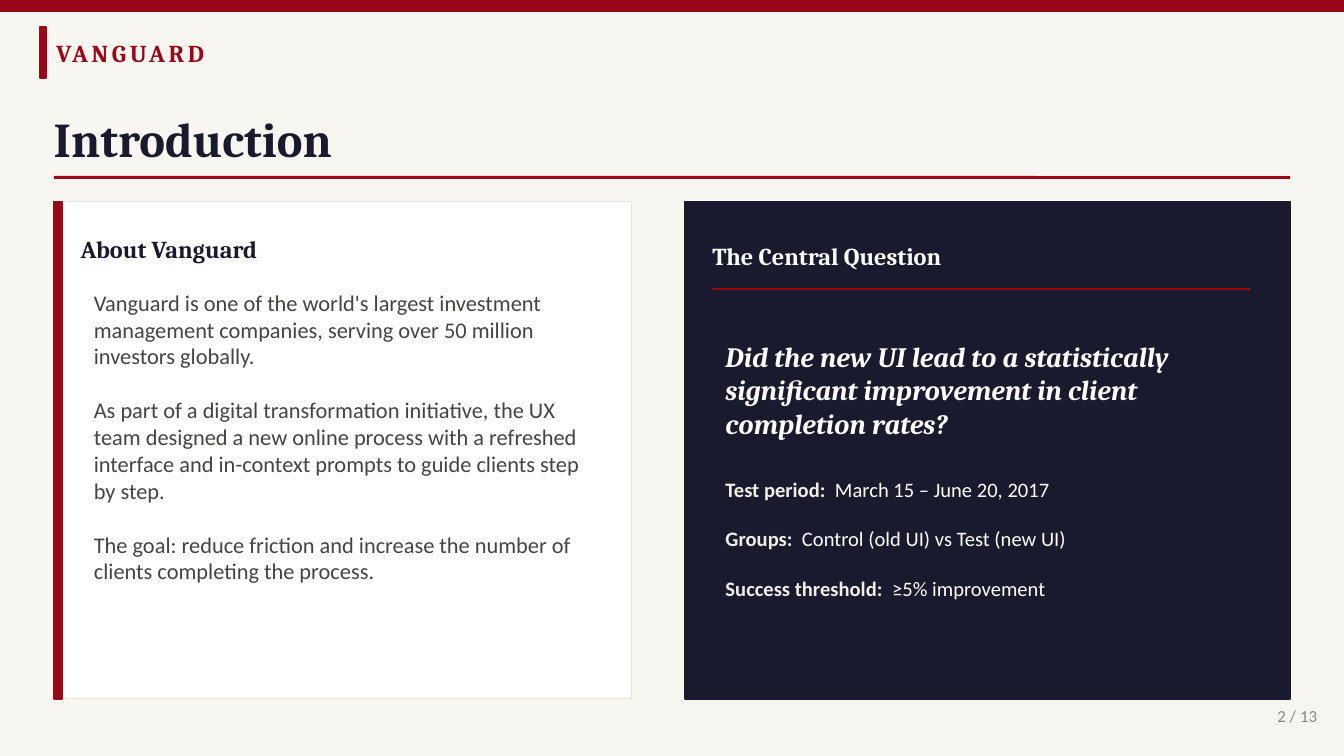
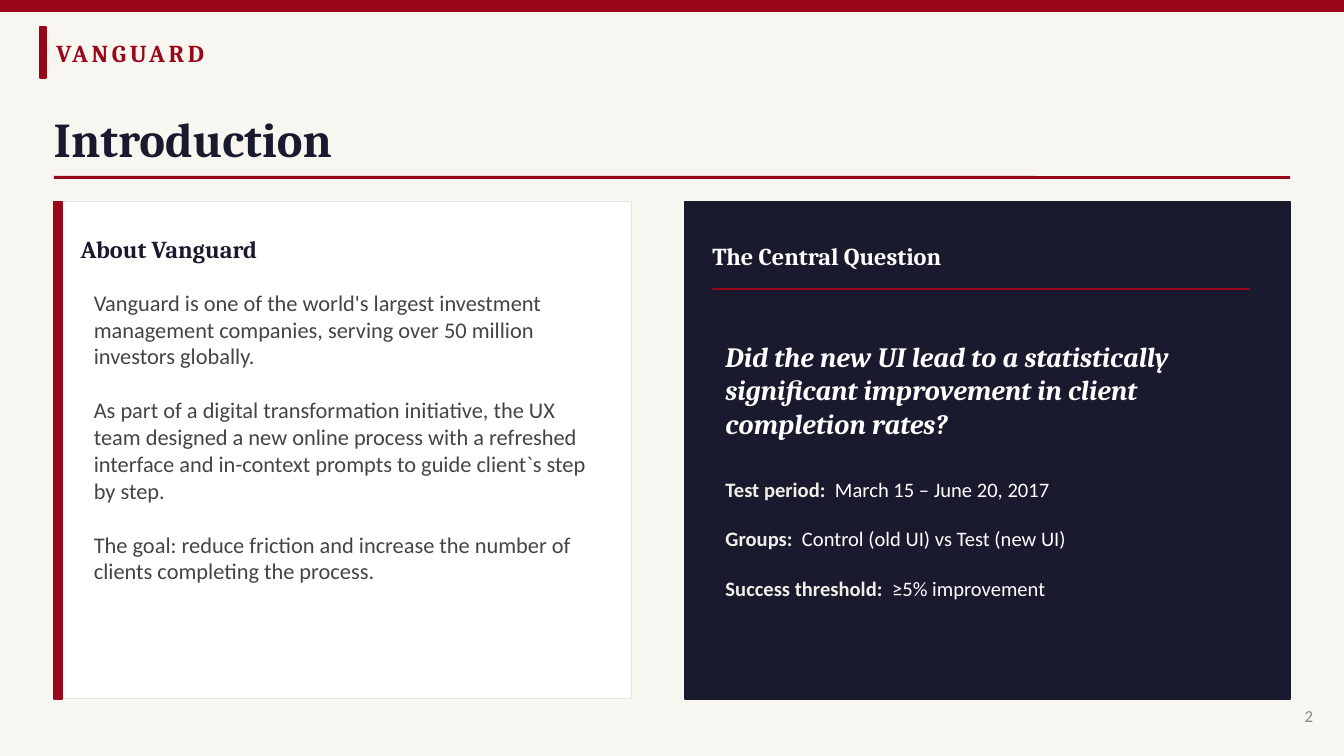
Before and after one commit to craftedbygaby/AB_testing, a slide deck: slide 2 of Vanguard_ABTest_Presentation.pptx. Drawn at 1344x756 pixels with LibreOffice and Linux fonts; fonts in the diff are those of the drawing. Boxes give left, top, right and bottom in pixels: in the first picture for what was removed or moved away, otherwise in the second. Text is boxed around its words. In the diff, an @@ line names an element or a change of style, - is before the commit and + after.

```diff
--- a/Vanguard_ABTest_Presentation.pptx
+++ b/Vanguard_ABTest_Presentation.pptx
@@ text at (94,402,586,503): text changed @@
-As part of a digital transformation initiative, the UX team designed a new online process with a refreshed interface and in-context prompts to guide clients step by step.
+As part of a digital transformation initiative, the UX team designed a new online process with a refreshed interface and in-context prompts to guide client`s step by step.
@@ text at (1305,711,1314,722): text changed @@
-2 / 13
+2
```
Also in this commit, not shown: 11 other slides changed, 2 other files.
